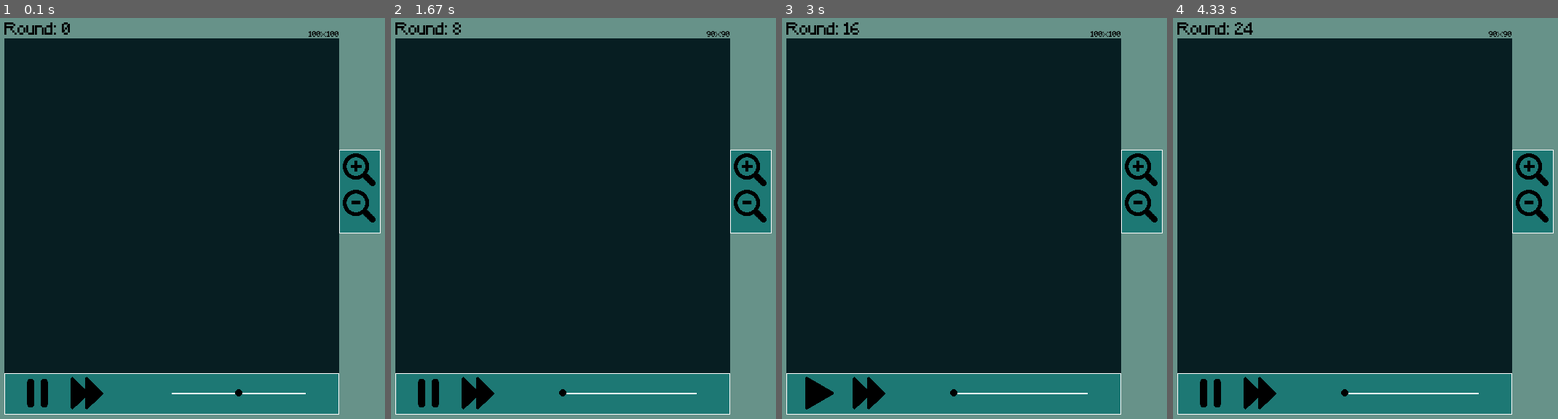
Above: before the commit, frames 1-4 (left to right).
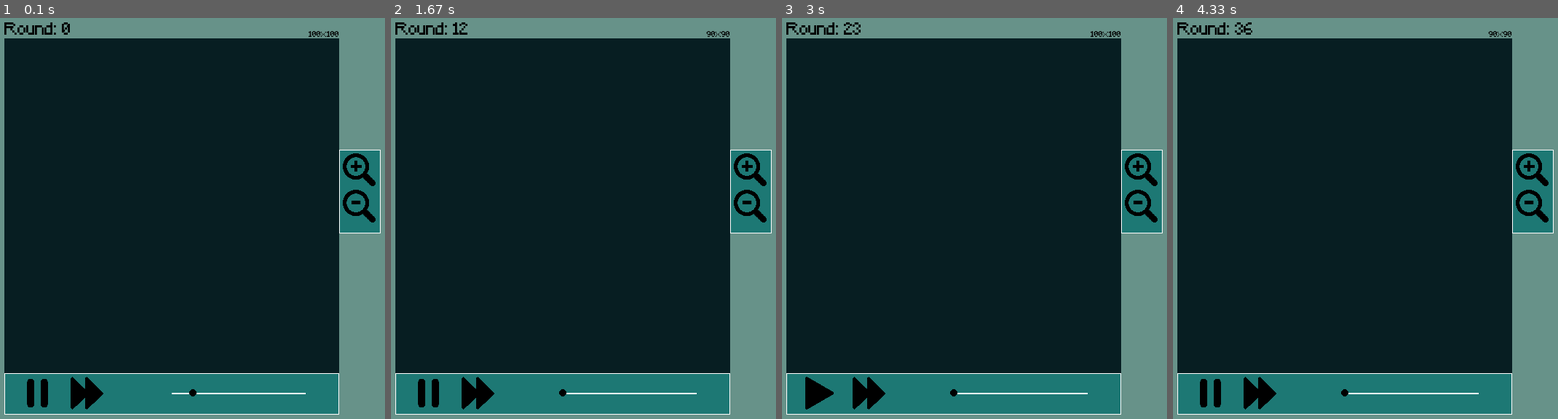
Above: after the commit, the same moments.

Repository: RSKA3/Conways-pygame-of-life
Game: pygame game, started from start.py
Same seed, same stepped clock (60 frames per second), same inputs: the game is played once before the commit and once after it.
Inputs (mouse positions are in pixels of both pictures, inside the frame that each line leads up to):
- Up to frame 1 (0.1 s): no input
- Up to frame 2 (1.67 s): press the mouse at (564, 394) at 0.37 s; move the mouse to (595, 358) at 0.47 s; release the mouse at (625, 318) at 0.6 s; hold Right 0.67-1.13 s; tap Space at 0.73, 1.03, 1.23, 1.53 s; tap + at 0.82 s; hold Right 1.17-1.63 s
- Up to frame 3 (3 s): hold Right 1.67-2.3 s; tap Space at 1.73, 2.03, 2.73 s; press the mouse at (1140, 190) at 2.37 s; move the mouse to (989, 250) at 2.47 s; release the mouse at (839, 310) at 2.6 s; hold Right from 2.67 s (still down)
- Up to frame 4 (4.33 s): tap Space at 3.03, 3.23, 3.53, 3.73, 4.03 s; release Right at 3.13 s; hold Right 3.17-3.63 s; hold Right 3.67-4.3 s; tap + at 3.82 s

The runs differ from the first frame. In frame 1, less than 0.1% of the frame differs, in the area x 49-63%, y 92-95%; in frame 2, less than 0.1%; in frame 3, less than 0.1%; in frame 4, less than 0.1%, in the area x 16-21%, y 1-5%.

Commit message:
Added logo, optimized grid

Diff:
--- a/source/components/bottom_buttons.py
+++ b/source/components/bottom_buttons.py
@@ -21,7 +21,7 @@
         self.lastPressedPause   = 0
         self.lastPressedForward = 0
 
-        self.sliderDotPos = -1
+        self.sliderDotPos = 0.5 # the middle of the slider
 
 
     def draw(self, surface: pg.Surface, settings: dict):
@@ -49,16 +49,12 @@
         surface.blit(forward, (self.forward_button_rect.left, self.forward_button_rect.top))
 
         # Slider
-        # There is a discreptancy between where we draw the line and where it can be clicked.
-        # To solve this we need to place the slider in the middle of the rect
+        self.sliderDotPos = (settings[c.TICKS_PER_UPDATE] - c.MIN_TICKS_PER_UPDATE) / (c.MAX_TICKS_PER_UPDATE  - c.MIN_TICKS_PER_UPDATE)
         self.slider_rect = pg.Rect(surfaceWidth * 0.5, surfaceHeight * 0.1, # this is where the top is
                                       surfaceWidth * 0.4, surfaceHeight * 0.8)
         pg.draw.rect(surface, "white", (self.slider_rect.left, self.slider_rect.centery, self.slider_rect.width, 2))
 
-        if self.sliderDotPos == -1:
-            self.sliderDotPos = self.slider_rect.centerx
-
-        pg.draw.circle(surface, "black", (self.sliderDotPos, self.slider_rect.centery), 5)
+        pg.draw.circle(surface, "black", (self.slider_rect.left + self.slider_rect.width * self.sliderDotPos, self.slider_rect.centery), 5)
 
         pg.draw.rect(surface, "white", surface.get_rect(), 1) # Add border to box
 
@@ -70,9 +66,9 @@
 
         elif self.forward_button_rect.collidepoint(pos) and settings[c.PAUSED] and settings[c.TICK] - self.lastPressedForward >= c.buttonsCanBePressedEveryTicks: # no point in being able to forward wile game running
             self.lastPressedForward = settings[c.TICK]
-            game.update()
 
         elif self.slider_rect.collidepoint(pos):
-            self.sliderDotPos = pos[0]
-            settings[c.TICKS_PER_UPDATE] = c.MAX_TICKS_PER_UPDATE - int(((self.sliderDotPos - self.slider_rect.left) / self.slider_rect.width) * c.MAX_TICKS_PER_UPDATE) # we want left to be 10 and right to be 1
+            slider_pos = (pos[0] - self.slider_rect.left) / self.slider_rect.width
+            settings[c.TICKS_PER_UPDATE] = round(c.MIN_TICKS_PER_UPDATE + (c.MAX_TICKS_PER_UPDATE - c.MIN_TICKS_PER_UPDATE) * slider_pos) # we want left to be 10 and right to be 1
+
         return settings
--- a/source/components/grid.py
+++ b/source/components/grid.py
@@ -33,7 +33,7 @@
         for x in range(game.get_grid_dimension()):
             for y in range(game.get_grid_dimension()):
                 rect = pg.Rect(squareWidth * x, squareHeight * y,
-                                   squareWidth, squareHeight)
+                               squareWidth, squareHeight)
                 pg.draw.rect(surface, "white", rect, 1)
 
     def click(self, pos: tuple[int, int], buttons: list[bool], game: Game, settings: dict[str, int]):
--- a/source/constants.py
+++ b/source/constants.py
@@ -6,7 +6,7 @@
 
 # Tick Speed
 TICK_SPEED = 60
-INITIAL_TICKS_PER_UPDATE = 6
+INITIAL_TICKS_PER_UPDATE = 12
 MIN_TICKS_PER_UPDATE = 3  # twenty updates a second
 MAX_TICKS_PER_UPDATE = 60 # one update every second
 buttonsCanBePressedEveryTicks = 10
@@ -32,11 +32,12 @@
 FILE_PATH = "assets"
 
 # Icon filepaths
-FORWARD_ICON = "forward.png"
-PAUSE_ICON   = "pause.png"
-PLAY_ICON    = "play.png"
+FORWARD_ICON  = "forward.png"
+PAUSE_ICON    = "pause.png"
+PLAY_ICON     = "play.png"
 ZOOM_IN_ICON  = "zoom-in.png"
 ZOOM_OUT_ICON = "zoom-out.png"
+LOGO_ICON     = "logo.png"
 
 # Font filepath
 FONT_NAME = "Minecraft.ttf"
--- a/source/control.py
+++ b/source/control.py
@@ -1,11 +1,15 @@
 import pygame as pg
+import time
 
 from . import constants as c
 from .components.main import Main
 from . import game
+from .utils import get_image
 
 class Control:
     def __init__(self) -> None:
+        logo = get_image(c.FILE_PATH, c.LOGO_ICON)
+        pg.display.set_icon(logo)
         self.game = game.Game(c.INITIAL_GRID_DIMENSION)
         self.main = Main()
 
@@ -57,7 +61,7 @@
         self.main.draw(self.screen, self.game, self.settings)
 
         # check if need to be updated
-        if not self.settings[c.PAUSED] and self.ticks_since_update >= self.ticks_per_update:
+        if not self.settings[c.PAUSED] and self.ticks_since_update >= self.settings[c.TICKS_PER_UPDATE]:
             self.game.update()
             self.ticks_since_update = 0
         else:
--- a/source/game.py
+++ b/source/game.py
@@ -19,7 +19,7 @@
 
     # related to Grid
     def getAliveCells(self):
-        return self.grid.aliveCells
+        return self.grid.alive_cells
 
     def removeCell(self, cell: tuple[int, int]) -> None:
         self.grid.removeCell(cell)
@@ -34,60 +34,60 @@
         return self.grid.gridDimension
 
 
+
 class Grid:
     def __init__(self, gridDimension: int, initial_cells: list[tuple[int, int]] = None):
         self.gridDimension = gridDimension
 
-        self.aliveCells: list[tuple[int, int]] = []
+        self.alive_cells: set[tuple[int, int]] = set()
 
         if initial_cells != None:
             self.addCellsToGrid(initial_cells)
 
-        # what if we only stored the alive cells
 
     def updateGrid(self) -> None:
-        newGrid = []
+        newGrid = set()
 
-        for cell in self.getCellsToBeUpdated():
-                n = self.countAliveNeighbours(cell)
-                if self.cellIsAlive(cell):  # ALIVE
+        for cell in self.get_cells_to_be_updated():     # N + N * 9
+                n = self.countAliveNeighbours(cell)     # N * 9 * N
+                if self.cellIsAlive(cell):  # ALIVE     # N calltime
                     if n == 2 or n == 3:
-                        newGrid.append(cell)
+                        newGrid.add(cell)
                 else:                       # DEAD
                     if n == 3:
-                        newGrid.append(cell)
+                        newGrid.add(cell)
 
-        self.aliveCells = newGrid
+        self.alive_cells = newGrid
 
-    def getCellsToBeUpdated(self):
-        cells = []
-        for cell in self.aliveCells:
-            cells.extend(self.getAllNeighbours(cell))
-        return list(set(cells))
+    def get_cells_to_be_updated(self):
+        cells = set()
+        for cell in self.alive_cells:
+            cells.update(self.get_all_neighbours(cell))
+        return set(cells)
 
     def countAliveNeighbours(self, cell: tuple[int, int]) -> int:
-        return len(self.getAliveNeighbours(cell))
+        return len(self.get_alive_neighbours(cell))
 
-    def getAliveNeighbours(self, cell: tuple[int, int]) -> list[tuple[int, int]]: # returns alive neigbouring cells
+    def get_alive_neighbours(self, cell: tuple[int, int]) -> set[tuple[int, int]]: # returns alive neigbouring cells
         k = [-1, 0, 1]
-        neighbours = []
+        neighbours = set()
         for i in k:
             for j in k:
                 x, y = cell
                 newCell = (x + i , y + j)
                 if (newCell != cell) and self.cellIsAlive(newCell): # newCell not same cell and cell is alive
-                    neighbours.append(newCell)
+                    neighbours.add(newCell)
         return neighbours
 
-    def getAllNeighbours(self, cell: tuple[int, int]) -> list[tuple[int, int]]: # returns all neigbouring cells in bounds, including itself
+    def get_all_neighbours(self, cell: tuple[int, int]) -> set[tuple[int, int]]: # returns all neigbouring cells in bounds, including itself
         k = [-1, 0, 1]
-        neighbours = []
+        neighbours = set()
         for i in k:
             for j in k:
                 x, y = cell
                 newCell = (x + i , y + j)
                 if self.isCellInBounds(newCell):
-                    neighbours.append(newCell)
+                    neighbours.add(newCell)
         return neighbours
 
     def isCellInBounds(self, cell: tuple[int, int]) -> bool:
@@ -97,7 +97,7 @@
     # setters & getters
     def addCell(self, cell: tuple[int, int]):
         if self.isCellInBounds(cell):
-            self.aliveCells.append(cell)
+            self.alive_cells.add(cell)
         else:
             print(f"WARNING: cell: ({cell}) not in bounds")
 
@@ -105,18 +105,11 @@
         for cell in cells:
             self.addCell(cell)
 
-    def removeCell(self, cell: tuple[int, int], grid: list[list[bool]] = None):
-
-        if grid == None:
-            grid = self.aliveCells
-
-        try:
-            self.aliveCells.remove(cell)
-        except ValueError:
-            pass
+    def removeCell(self, cell: tuple[int, int]):
+        self.alive_cells.discard(cell)
 
     def cellIsAlive(self, cell):
-        return cell in self.aliveCells
+        return cell in self.alive_cells
 
     def updateGridDimension(self, amount: int):
         newDimension = self.gridDimension + amount
Binary file added: assets/logo.png
